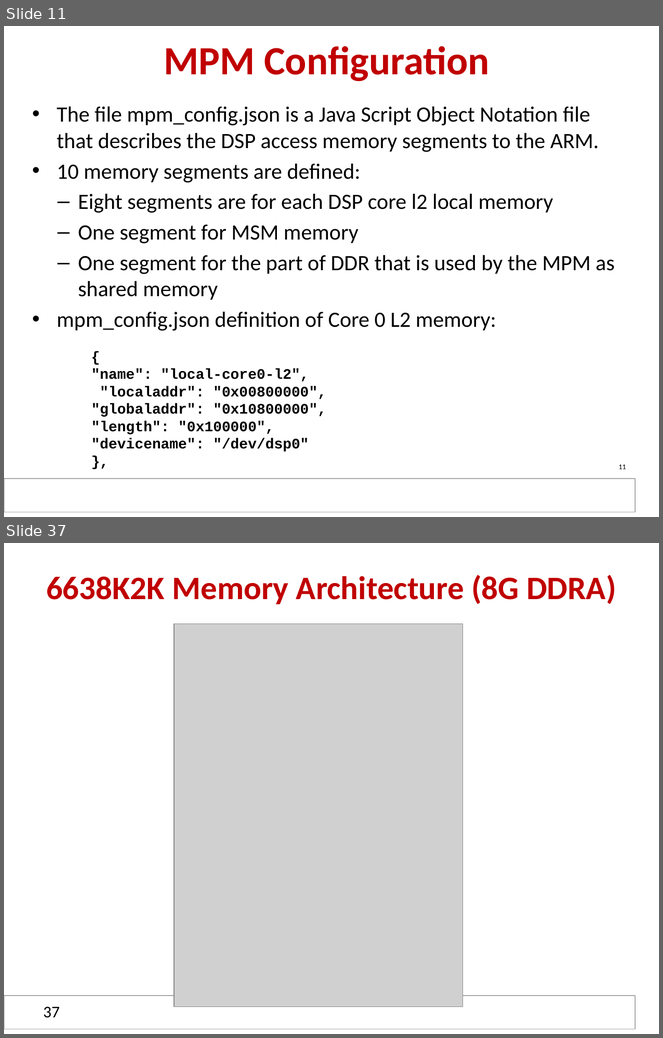
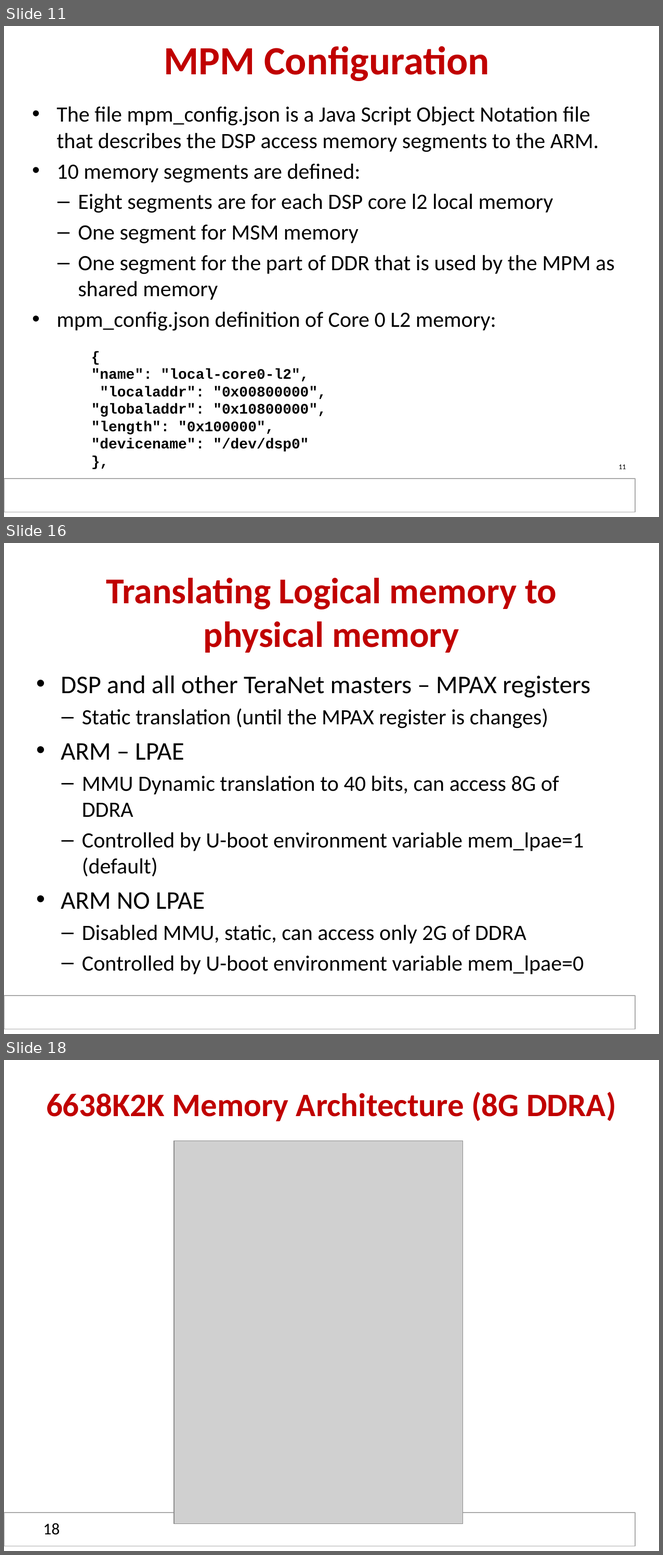
Before and after one commit to hari1989/keystone-workshop, a slide deck: slides/KeyStone ARM DSP.pptx. Shown one above the other, each under a label of ours: slides 11 and 37 before the commit, slides 11, 16 and 18 after it; the slides between them are not shown. The pictures are 663x1038 and 663x1555 pixels, drawn with LibreOffice and Linux fonts; fonts in the diff are those of the drawing; grey boxes stand for pictures; background and template pictures are left out. Boxes give left, top, right and bottom in pixels: in the first picture for what was removed or moved away, otherwise in the second. Text is boxed around its words. In the diff, an @@ line names an element or a change of style, - is before the commit and + after.

```diff
--- a/slides/KeyStone ARM DSP.pptx
+++ b/slides/KeyStone ARM DSP.pptx
@@ slide 16 added at bbox=[4, 543, 659, 1034], background #FFFFFF; not listed: 1 template element that a slide beside it also shows @@
@@ title added at bbox=[106, 577, 557, 653], 40 pt, text #C00000, bold @@
+Translating Logical memory to physical memory
@@ text added at bbox=[61, 676, 591, 971], 24 pt, text #000000 @@
+• DSP and all other TeraNet masters – MPAX registers
+  – Static translation (until the MPAX register is changes)
+• ARM – LPAE
+  – MMU Dynamic translation to 40 bits, can access 8G of DDRA
+  – Controlled by U-boot environment variable mem_lpae=1 (default)
+• ARM NO LPAE
+  – Disabled MMU, static, can access only 2G of DDRA
+  – Controlled by U-boot environment variable mem_lpae=0
@@ what was slide 37 is now slide 18 @@
@@ page number at bbox=[43, 1523, 60, 1535]: text changed @@
-37
+18
```
Also in this commit, not shown: 3 slides changed, 4 other slides added, 2 slides removed.
